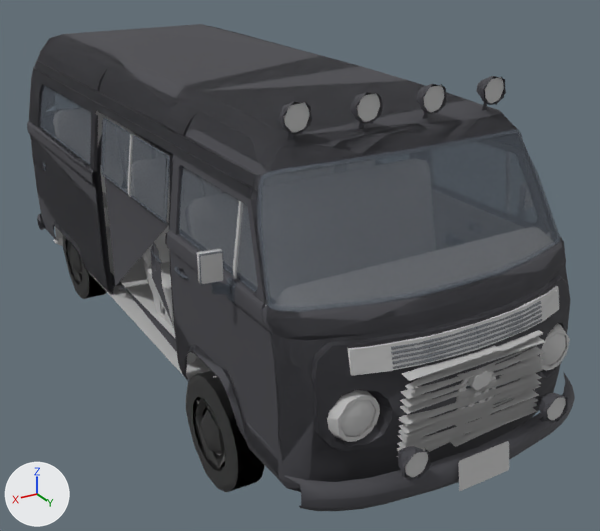
Renders of the glTF model assets/kombi.glb from each side of a commit.
Rendered twice from a 50 mm lens placed at (2.32, 4.44, 2.8), pointed at (-0.21, 0.22, 0.69). Lighting does not change. The marker at lower left points along +X, +Y and +Z. The older version comes first. Vertices at exactly the same position are counted once.

Script lines for the objects in view, before the commit:
```python
ob_g02_vehglass_vidro = bpy.data.objects.new('g02_vehglass_vidro', me_g02_vehglass_vidro)
ob_g02_vehglass_vidro.location = (0.0, 0.0, 0.0)
ob_g03_vehglass_vidro = bpy.data.objects.new('g03_vehglass_vidro', me_g03_vehglass_vidro)
ob_g03_vehglass_vidro.location = (0.0, 0.0, 0.0)
ob_g05_paint1_vehiclegenericsm = bpy.data.objects.new('g05_paint1_vehiclegenericsm', me_g05_paint1_vehiclegenericsm)
ob_g05_paint1_vehiclegenericsm.location = (0.0, 0.0, 0.0)
ob_g09_mesh_carpetea = bpy.data.objects.new('g09_mesh_carpetea', me_g09_mesh_carpetea)
ob_g09_mesh_carpetea.location = (0.0, 0.0, 0.0)
ob_g10_mesh_geral = bpy.data.objects.new('g10_mesh_geral', me_g10_mesh_geral)
ob_g10_mesh_geral.location = (0.0, 0.0, 0.0)
ob_g11_mesh_couro = bpy.data.objects.new('g11_mesh_couro', me_g11_mesh_couro)
ob_g11_mesh_couro.location = (0.0, 0.0, 0.0)
ob_g12_lightsemissive_farolcyber = bpy.data.objects.new('g12_lightsemissive_farolcyber', me_g12_lightsemissive_farolcyber)
ob_g12_lightsemissive_farolcyber.location = (0.0, 0.0, 0.0)
ob_g16_mesh_generic = bpy.data.objects.new('g16_mesh_generic', me_g16_mesh_generic)
ob_g16_mesh_generic.location = (0.0, 0.0, 0.0)
ob_g26_mesh_grade = bpy.data.objects.new('g26_mesh_grade', me_g26_mesh_grade)
ob_g26_mesh_grade.location = (0.0, 0.0, 0.0)
# also in view: 'wheel_rr' at (0.72, -1.4, 0.37); 'wheel_rf' at (0.79, 1.11, 0.31); 'g04_paint1_vehiclegenericsm' at (0.0, -0.09, 1.16); 'g30_licenseplate_' at (0.0, -0.02, 0.58); 'g06_paint1_vehiclegenericsm' at (0.0, -0.09, 1.01)
```
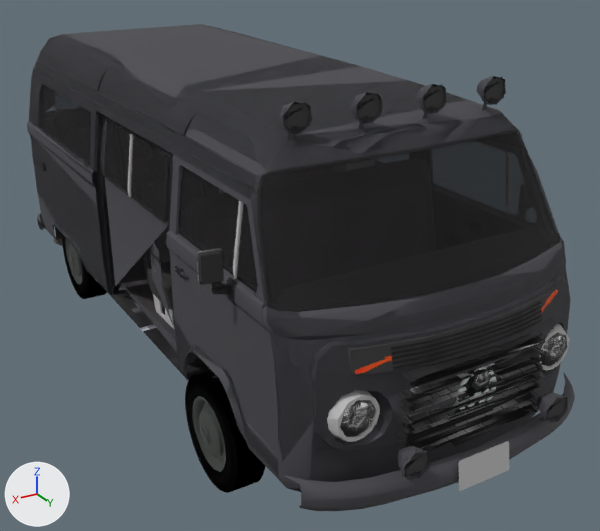
The change, as a diff of the scene's bpy script:
```diff
--- a/assets/kombi.glb.py
+++ b/assets/kombi.glb.py
@@ mat_glass_vidro @@
 mat_glass_vidro = principled_material('glass|vidro')
-mat_glass_vidro.base_color = (0.1, 0.12, 0.15)  # greyish blue #59616c
+mat_glass_vidro.texture = img_vidro  # with its transparency
 mat_glass_vidro.roughness = 0.8
-mat_glass_vidro.alpha = 0.6
@@ mat_vehicle_mesh_carpete_a @@
 mat_vehicle_mesh_carpete_a = principled_material('vehicle_mesh|carpete_a')
-mat_vehicle_mesh_carpete_a.base_color = (0.5, 0.5, 0.5)  # grey #bcbcbc
+mat_vehicle_mesh_carpete_a.texture = img_carpete_a
 mat_vehicle_mesh_carpete_a.roughness = 0.8
@@ mat_vehicle_mesh_geral @@
 mat_vehicle_mesh_geral = principled_material('vehicle_mesh|geral')
-mat_vehicle_mesh_geral.base_color = (0.5, 0.5, 0.5)  # grey #bcbcbc
+mat_vehicle_mesh_geral.texture = img_geral
 mat_vehicle_mesh_geral.roughness = 0.8
@@ mat_vehicle_mesh_couro @@
 mat_vehicle_mesh_couro = principled_material('vehicle_mesh|couro')
-mat_vehicle_mesh_couro.base_color = (0.5, 0.5, 0.5)  # grey #bcbcbc
+mat_vehicle_mesh_couro.texture = img_couro
 mat_vehicle_mesh_couro.roughness = 0.8
@@ mat_vehicle_lightsemissive_farolcyber @@
 mat_vehicle_lightsemissive_farolcyber = bpy.data.materials.new('vehicle_lightsemissive|farolcyber')
-# nodes: BsdfPrincipled, OutputMaterial
-# colours: grey #bcbcbc
+# nodes: BsdfPrincipled, Math x2, OutputMaterial, TexImage
+# uses the picture img_farolcyber
@@ mat_vehicle_mesh_generic @@
 mat_vehicle_mesh_generic = principled_material('vehicle_mesh|generic')
-mat_vehicle_mesh_generic.base_color = (0.5, 0.5, 0.5)  # grey #bcbcbc
+mat_vehicle_mesh_generic.texture = img_generic
 mat_vehicle_mesh_generic.roughness = 0.8
@@ mat_vehicle_mesh_grade @@
 mat_vehicle_mesh_grade = principled_material('vehicle_mesh|grade')
-mat_vehicle_mesh_grade.base_color = (0.5, 0.5, 0.5)  # grey #bcbcbc
+mat_vehicle_mesh_grade.texture = img_grade
 mat_vehicle_mesh_grade.roughness = 0.8
@@ mat_vehicle_mesh_logo @@
 mat_vehicle_mesh_logo = principled_material('vehicle_mesh|logo')
-mat_vehicle_mesh_logo.base_color = (0.5, 0.5, 0.5)  # grey #bcbcbc
+mat_vehicle_mesh_logo.texture = img_logo
 mat_vehicle_mesh_logo.roughness = 0.8
@@ mat_vehicle_lightsemissive_pisca @@
 mat_vehicle_lightsemissive_pisca = bpy.data.materials.new('vehicle_lightsemissive|pisca')
-# nodes: BsdfPrincipled, OutputMaterial
-# colours: grey #bcbcbc
+# nodes: BsdfPrincipled, Math x2, OutputMaterial, TexImage
+# uses the picture img_pisca
@@ mat_vehicle_lightsemissive_glass @@
 mat_vehicle_lightsemissive_glass = bpy.data.materials.new('vehicle_lightsemissive|glass')
-# nodes: BsdfPrincipled, OutputMaterial
-# colours: grey #bcbcbc
+# nodes: BsdfPrincipled, Math x2, OutputMaterial, TexImage
+# uses the picture img_glass
@@ me_wheel_r @@
-me_wheel_r.from_pydata(...)  # 144 vertices, 179 faces; spans x -0.096..0.092, y -0.309..0.31, z -0.312..0.313
-me_wheel_r.materials.append(mat_spec_dourado)  # grey #bcbcbc
-me_wheel_r.materials.append(mat_vehicle_mesh_black)  # grey #bcbcbc
+me_wheel_r.from_pydata(...)  # 889 vertices, 1340 faces; spans x -0.096..0.104, y -0.312..0.312, z -0.312..0.313
+# me_wheel_r part 1: a new loose piece of 60 vertices spanning x 0.048..0.052, y -0.153..0.153, z -0.152..0.154, in mat_vehicle_tire_alu_001 (picture img_alu)
+# me_wheel_r part 2: 120 vertices removed from x -0.096..0.092, y -0.309..0.31, z -0.302..0.31; 776 vertices added at x -0.096..0.104, y -0.312..0.312, z -0.312..0.313
+# other edits to the shape of me_wheel_r do not show in these pictures
+me_wheel_r.materials.append(mat_vehicle_tire_alu_001)  # picture img_alu
+me_wheel_r.materials.append(mat_vehicle_tire_wheel)  # picture img_wheel
```

Where the change shows, as pixel boxes [x1, y1, x2, y2] in the pictures (600 x 531 px):
'g02_vehglass_vidro', surface changed (greyish blue to black): [40, 85, 561, 407] in both
'g26_mesh_grade', surface changed (grey to black): [397, 330, 546, 457] in both
'wheel_rf', reshaped, recoloured: before [186, 371, 265, 492]; after [185, 370, 265, 493]
'g03_vehglass_vidro', surface changed (greyish blue to black): [101, 117, 170, 264] in both
'g10_mesh_geral', surface changed: [197, 249, 559, 376] in both
'g34_lightsemissive_glass', surface changed: [285, 77, 566, 477] in both
'g09_mesh_carpetea', surface changed: [98, 125, 267, 364] in both
'g16_mesh_generic', surface changed: [55, 226, 217, 380] in both
'g12_lightsemissive_farolcyber', surface changed: [340, 333, 566, 437] in both
'wheel_rr', reshaped: before [63, 235, 107, 299]; after [62, 234, 107, 299]
'g11_mesh_couro', surface changed: [96, 111, 173, 310] in both
'g27_mesh_logo', surface changed (darker): [468, 369, 492, 390] in both
'g29_lightsemissive_pisca', surface changed: [355, 290, 558, 374] in both
part 1 of me_wheel_r, added: after [79, 275, 225, 461]
part 2 of me_wheel_r, built on: before [63, 235, 265, 492]; after [62, 234, 265, 493]
